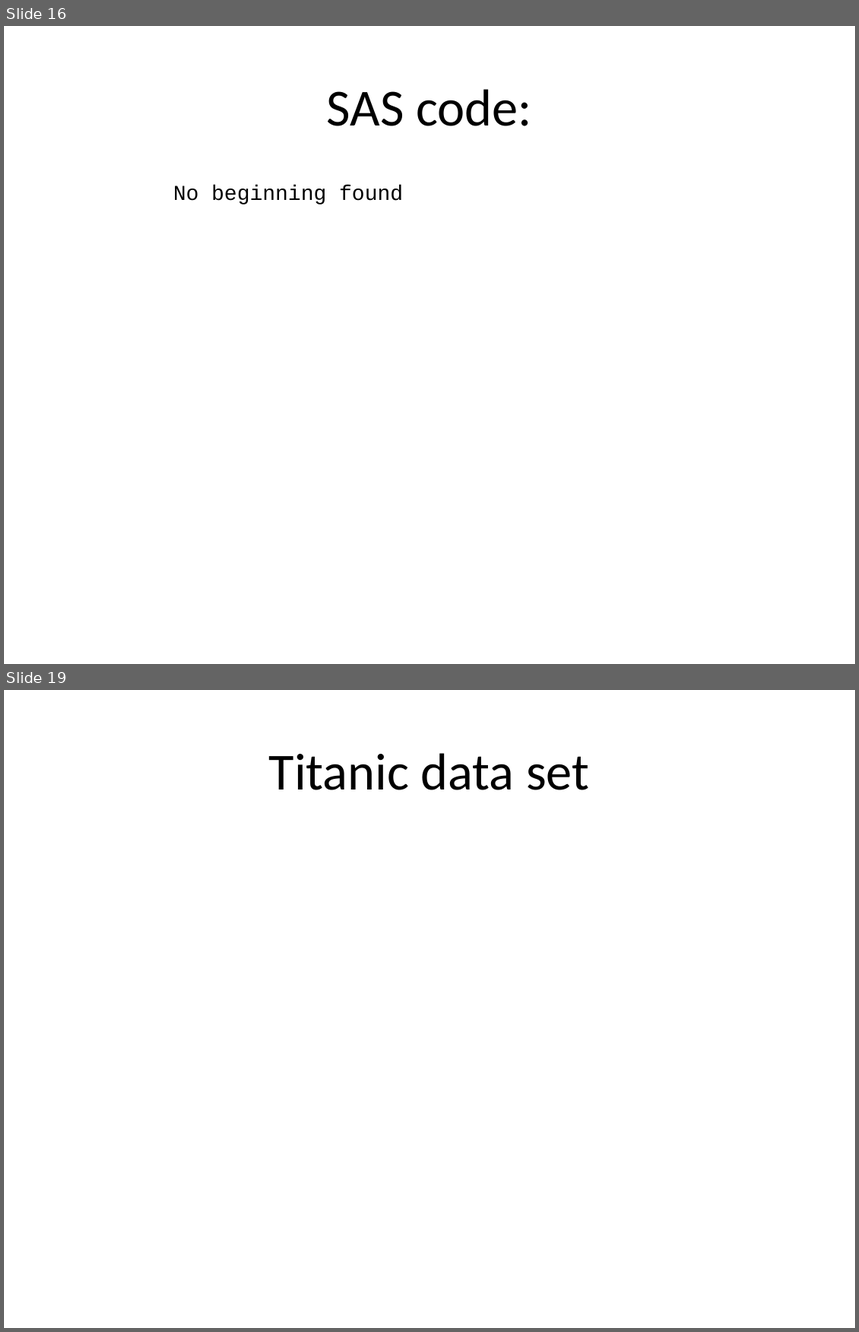
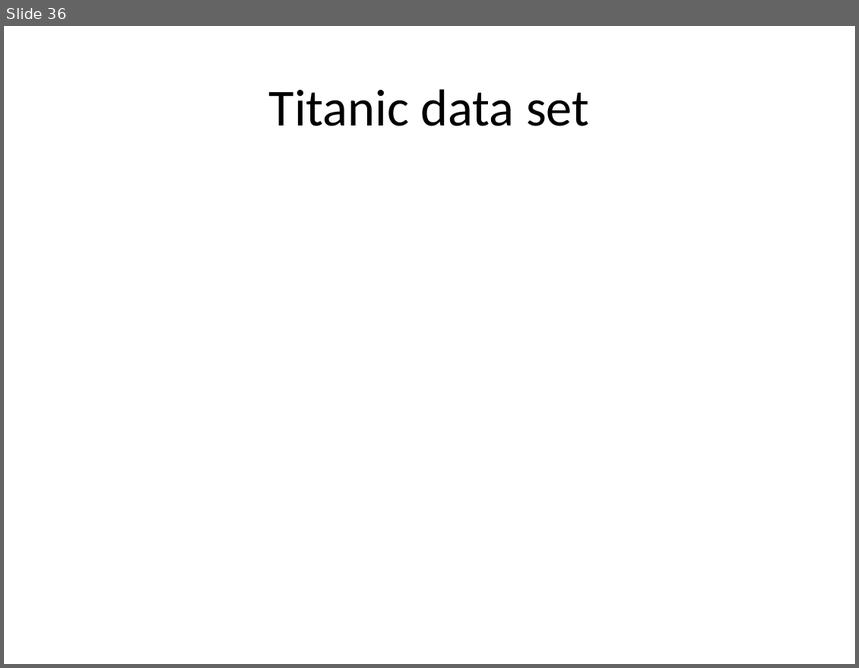
Before and after one commit to pmean/introduction-to-SAS, a slide deck: results/m04-slides-and-speaker-notes.pptx. Shown one above the other, each under a label of ours: slides 16 and 19 before the commit, slide 36 after it; the slides between them are not shown. The pictures are 859x1332 and 859x668 pixels, drawn with LibreOffice and Linux fonts; fonts in the diff are those of the drawing. Boxes give left, top, right and bottom in pixels: in the first picture for what was removed or moved away, otherwise in the second. Text is boxed around its words. In the diff, an @@ line names an element or a change of style, - is before the commit and + after.

```diff
--- a/results/m04-slides-and-speaker-notes.pptx
+++ b/results/m04-slides-and-speaker-notes.pptx
@@ slide 16 removed at (4,26,855,664), background #FFFFFF @@
@@ title removed at (327,89,532,126) @@
-SAS code:
@@ text removed at (173,185,403,205) @@
-No beginning found
@@ what was slide 19 is now slide 36 @@
```
Also in this commit, not shown: 13 slides changed, 20 slides added, 2 other slides removed, 18 other files.
